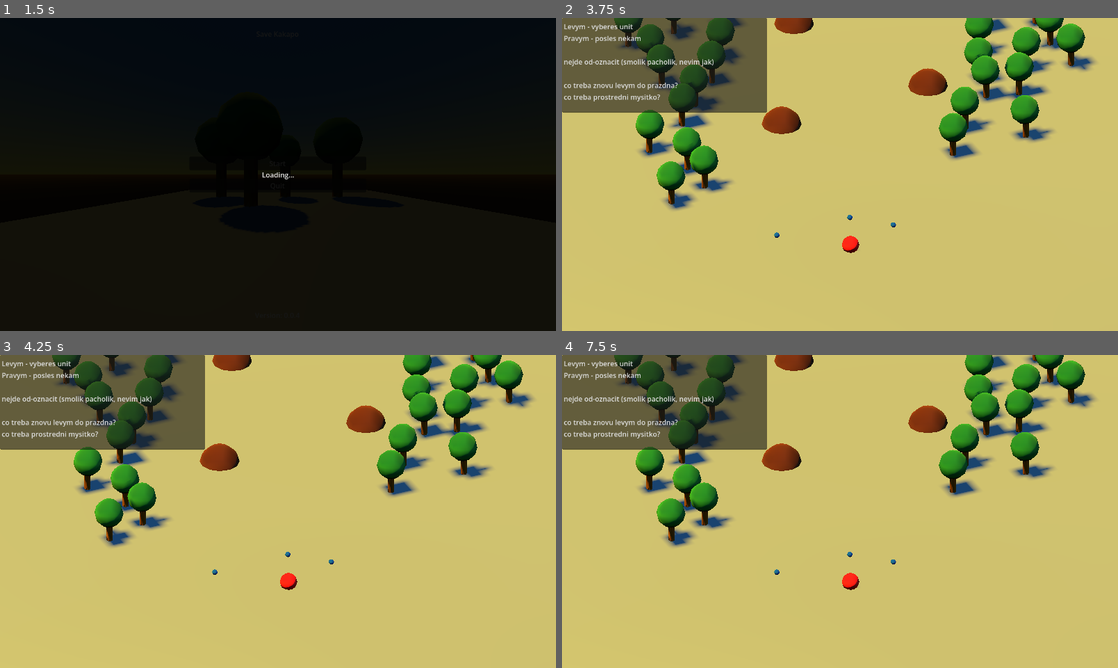
Above: before the commit, frames 1-4 (two rows, left to right).
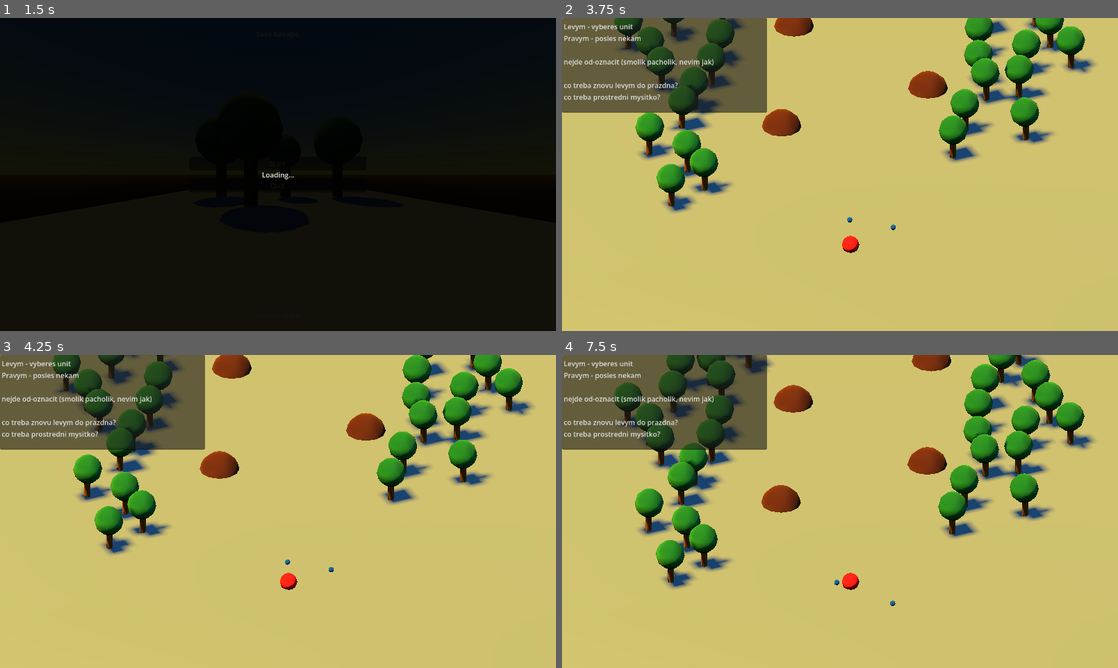
Above: after the commit, the same moments.

Repository: hubacekjakub/Godot-TreeLoverJourney
Game: Godot game, scene res://levels/main_menu.tscn
Same seed, same stepped clock (60 frames per second), same inputs: the game is played once before the commit and once after it.
Inputs (mouse positions are in pixels of both pictures, inside the frame that each line leads up to):
- Up to frame 1 (1.5 s): click "Start" at 0.5 s; click "Start" at 1.25 s
- Up to frame 2 (3.75 s): move the mouse to (962, 158) at 2.02 s; hold D (move_right) 2.03-2.78 s; click (962, 158) at 2.17 s; move the mouse to (728, 190) at 2.77 s; hold S (move_back) 2.78-3.53 s; tap Enter at 3.5 s; move the mouse to (895, 105) at 3.52 s; hold D (move_right) from 3.53 s (still down)
- Up to frame 3 (4.25 s): keep holding D (move_right)
- Up to frame 4 (7.5 s): move the mouse to (812, 574) at 4.27 s; release D (move_right) at 4.28 s; hold W (move_forward) 4.28-5.03 s; click (812, 574) at 4.42 s; move the mouse to (1006, 558) at 5.02 s; hold A (move_left) 5.03-6.53 s; move the mouse to (673, 464) at 5.77 s; move the mouse to (867, 511) at 6.52 s; hold S (move_back) 6.53-7.28 s; click (867, 511) at 6.67 s; move the mouse to (756, 433) at 7.27 s; hold D (move_right) from 7.28 s (still down)

Frame 1 is identical in both runs. In frame 2, 5.5% of the frame differs, in the area x 9-96%, y 0-75%; in frame 3, 12%; in frame 4, 21%, in the area x 9-96%, y 0-81%.

Commit message:
Small fixes

Diff:
--- a/levels/main_level.tscn
+++ b/levels/main_level.tscn
@@ -2535,7 +2535,7 @@
 
 [node name="Stretcher" parent="." unique_id=1286089619 instance=ExtResource("2_ldao0")]
 transform = Transform3D(1, 0, 0, 0, 1, 0, 0, 0, 1, -31.412127, -2.0934858, -4.5292797)
-speed = 0
+speed = 2
 
 [node name="Path" type="Node3D" parent="." unique_id=1042952438]
 
@@ -2652,10 +2652,6 @@
 transform = Transform3D(1, 0, 0, 0, 1, 0, 0, 0, 1, -26.022526, -3.2918959, -4.6036377)
 movement_speed = 50.0
 
-[node name="CollectorUnit3" parent="Units" unique_id=1507793921 instance=ExtResource("5_wg11f")]
-transform = Transform3D(1, 0, 0, 0, 1, 0, 0, 0, 1, -29.42053, -3.2918959, -11.599581)
-movement_speed = 50.0
-
 [node name="CanvasLayer" type="CanvasLayer" parent="." unique_id=116953967]
 
 [node name="TextEdit" type="TextEdit" parent="CanvasLayer" unique_id=204588210]
--- a/scenes/units/collector_unit.tscn
+++ b/scenes/units/collector_unit.tscn
@@ -16,7 +16,6 @@
 [node name="NavigationAgent3D" type="NavigationAgent3D" parent="." unique_id=624229047]
 avoidance_enabled = true
 radius = 0.6
-debug_enabled = true
 debug_use_custom = true
 debug_path_custom_color = Color(1, 0.060000002, 0.060000002, 1)
 debug_path_custom_point_size = 10.0
--- a/scripts/main_level.gd
+++ b/scripts/main_level.gd
@@ -3,7 +3,7 @@
 
 @export var resting_places: Array[RestingPlace]
 
-@onready var nositka: Stretcher = $Nositka
+@onready var nositka: Stretcher = $Stretcher
 
 func _enter_tree() -> void:
 	Global.set_resting_places(resting_places)
